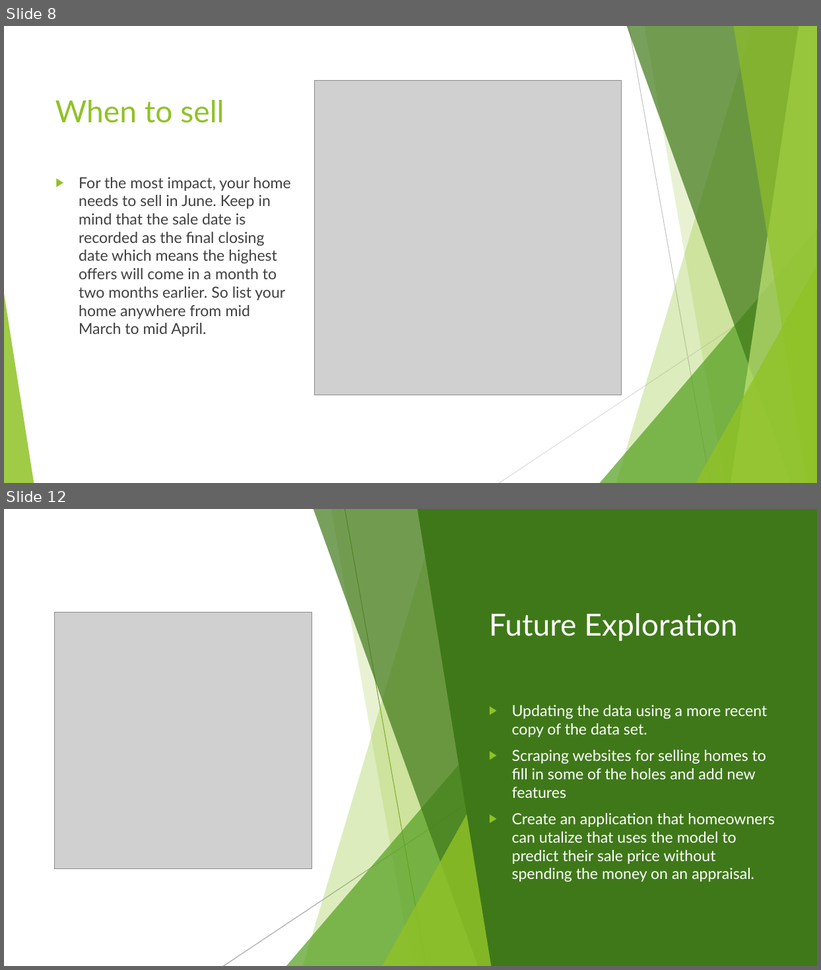
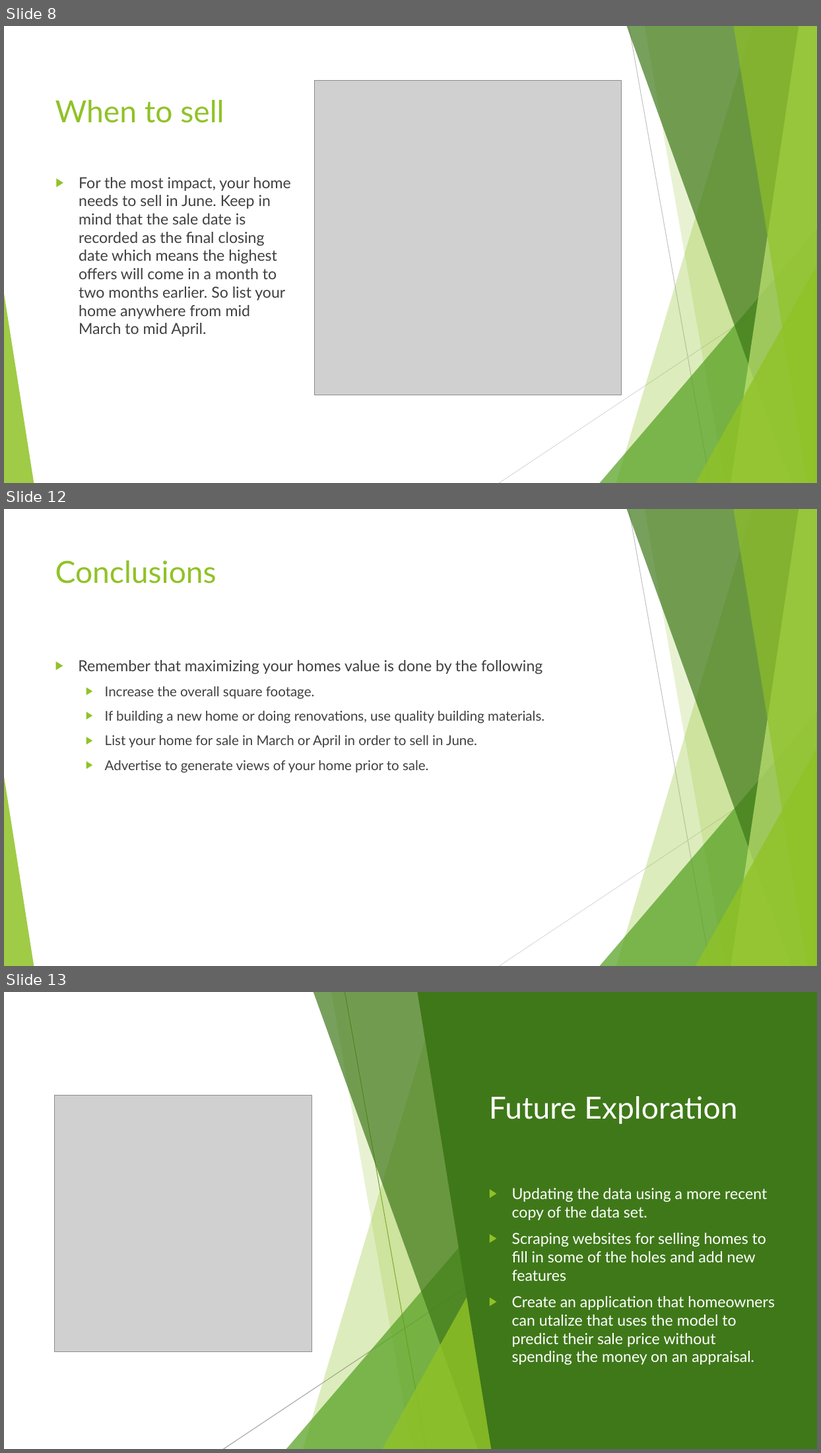
Before and after one commit to minthammock/dsc-mod-2-project-v2-1-onl01-dtsc-pt-041320, a slide deck: Non-Technical.pptx. Shown one above the other, each under a label of ours: slides 8 and 12 before the commit, slides 8, 12 and 13 after it; the slides between them are not shown. The pictures are 821x970 and 821x1453 pixels, drawn with LibreOffice and Linux fonts; fonts in the diff are those of the drawing; grey boxes stand for pictures. Boxes give left, top, right and bottom in pixels: in the first picture for what was removed or moved away, otherwise in the second. Text is boxed around its words. In the diff, an @@ line names an element or a change of style, - is before the commit and + after.

```diff
--- a/Non-Technical.pptx
+++ b/Non-Technical.pptx
@@ slide 12 added at (4, 509, 817, 966), background #FFFFFF; not listed: 10 template elements that a slide beside it also shows @@
@@ title added at (55, 560, 217, 584), 36 pt, text #90C226 @@
+Conclusions
@@ text added at (78, 660, 545, 773), 16 pt, text #404040 @@
+▶ Remember that maximizing your homes value is done by the following
+  ▶ Increase the overall square footage.
+  ▶ If building a new home or doing renovations, use quality building materials.
+  ▶ List your home for sale in March or April in order to sell in June.
+  ▶ Advertise to generate views of your home prior to sale.
@@ what was slide 12 is now slide 13 @@
```
Also in this commit, not shown: 3 slides changed, 1 other file.
